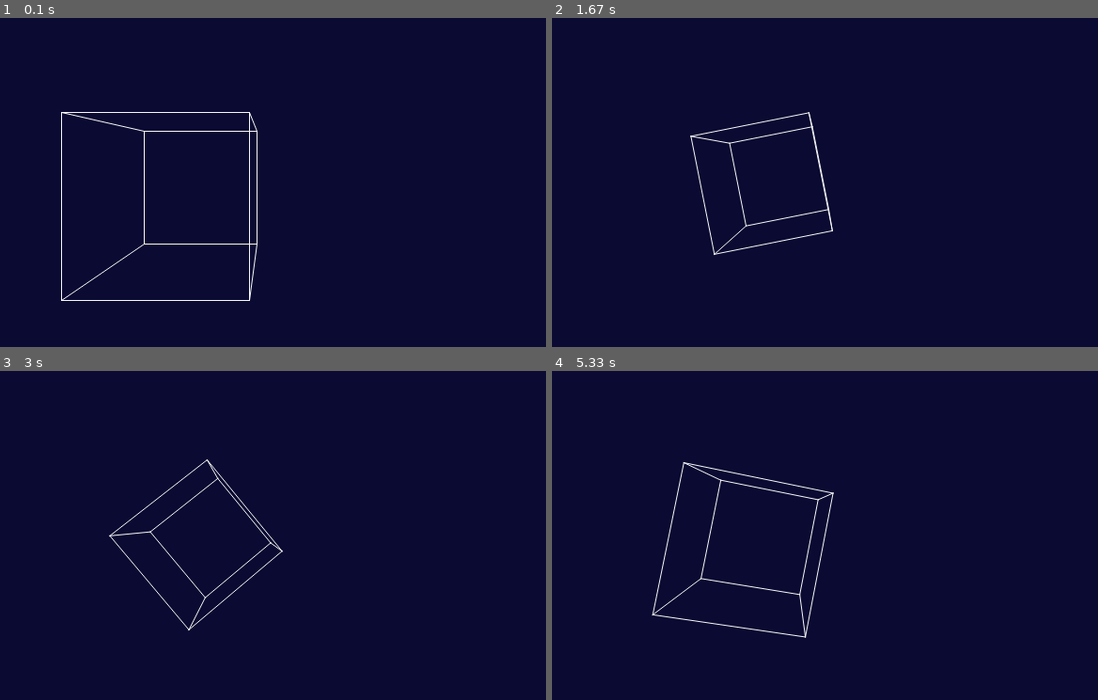
Above: before the commit, frames 1-4 (two rows, left to right).
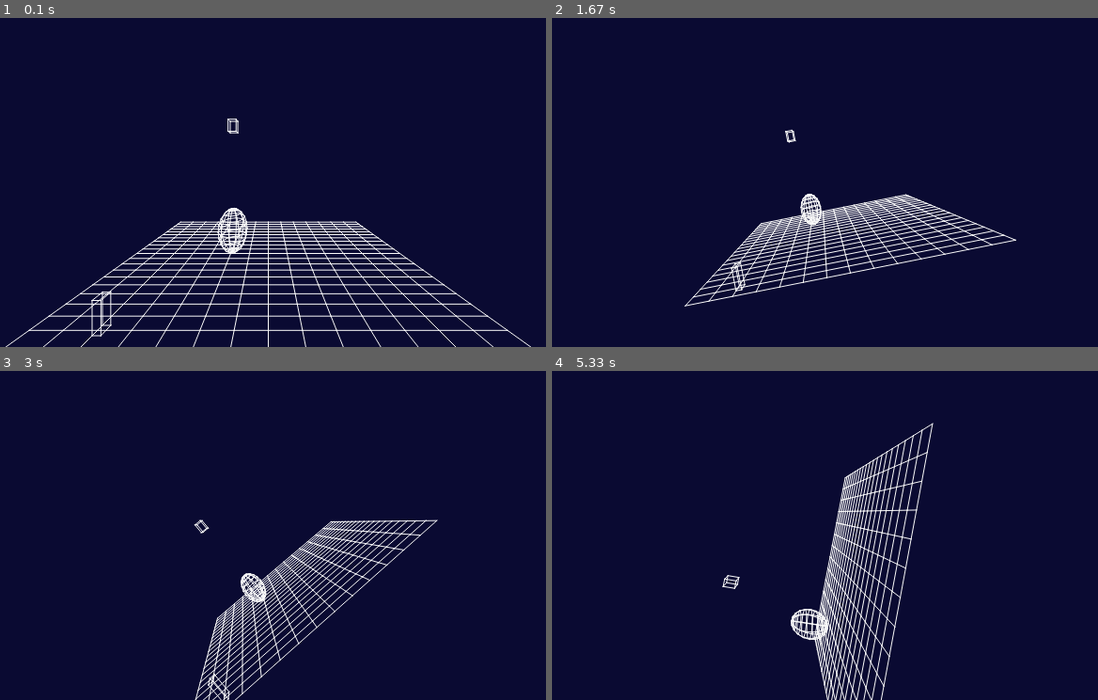
Above: after the commit, the same moments.

Repository: petercollingridge/Pygame3D
Game: pygame game, started from examples.py
Same seed, same stepped clock (60 frames per second), same inputs: the game is played once before the commit and once after it. The source is Python 2; it was converted automatically to run under Python 3.
Inputs:
- Up to frame 1 (0.1 s): no input
- Up to frame 2 (1.67 s): hold Right 0.33-0.8 s; hold Up 0.83-1.13 s; tap - at 0.98, 1.32 s; hold Right 1.17-1.63 s; tap Z at 1.23, 1.53 s
- Up to frame 3 (3 s): hold Left 1.67-2.2 s; hold A 1.67-2.2 s; tap Z at 1.73, 2.03, 2.3, 2.63, 2.93 s; hold Down 2.23-2.53 s; hold S 2.23-2.53 s; tap = at 2.38 s; hold Left 2.57-2.97 s; hold A 2.57-2.97 s; tap - at 2.72 s
- Up to frame 4 (5.33 s): hold Up 3-3.37 s; hold W 3-3.37 s; tap Z at 3.07, 3.47, 3.77, 4.13, 4.53, 4.83, 5.03 s; hold Right 3.4-4.03 s; tap = at 3.55, 5.12 s; hold Down 4.07-4.43 s; hold S 4.07-4.43 s; tap - at 4.22 s; hold Left 4.47-4.93 s; hold A 4.47-4.93 s; hold Right from 4.97 s (still down)

The runs differ from the first frame. In frame 1, 7.6% of the frame differs, in the area x 1-98%, y 28-100%; in frame 2, 5.7%; in frame 3, 4.9%; in frame 4, 6.4%.

Commit message:
cosmetic changes

Diff:
--- a/examples.py
+++ b/examples.py
@@ -68,4 +68,4 @@
 #testScale()
 #testRotate()
 #testWireframeGroup()
-testWireframeDisplay()
+testWireframeDisplay2()
--- a/wireframe.py
+++ b/wireframe.py
@@ -9,8 +9,8 @@
 
     def addNodes(self, node_array):
         """ Append 1s to a list of 3-tuples and add to self.nodes """
-        nodes_plus_one = np.hstack((node_array, np.ones((len(node_array),1))))
-        self.nodes = np.vstack((self.nodes, nodes_plus_one))
+        ones_added = np.hstack((node_array, np.ones((len(node_array),1))))
+        self.nodes = np.vstack((self.nodes, ones_added))
 
     def addEdges(self, edge_list):
         # Is it better to use a for loop or generate a long list then add it?
